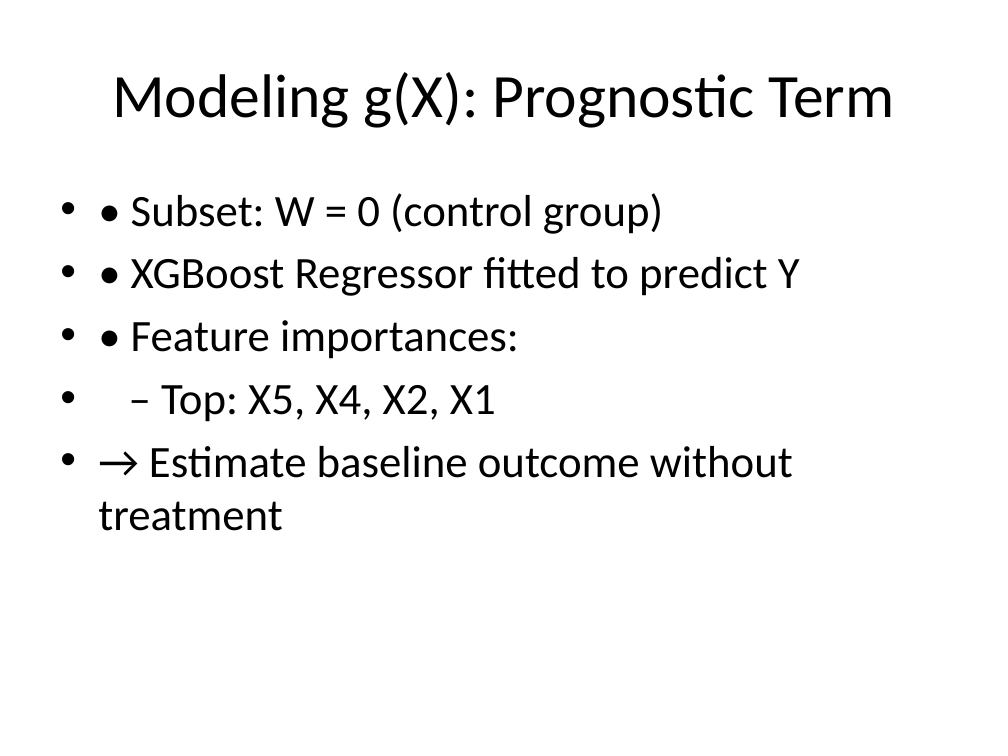
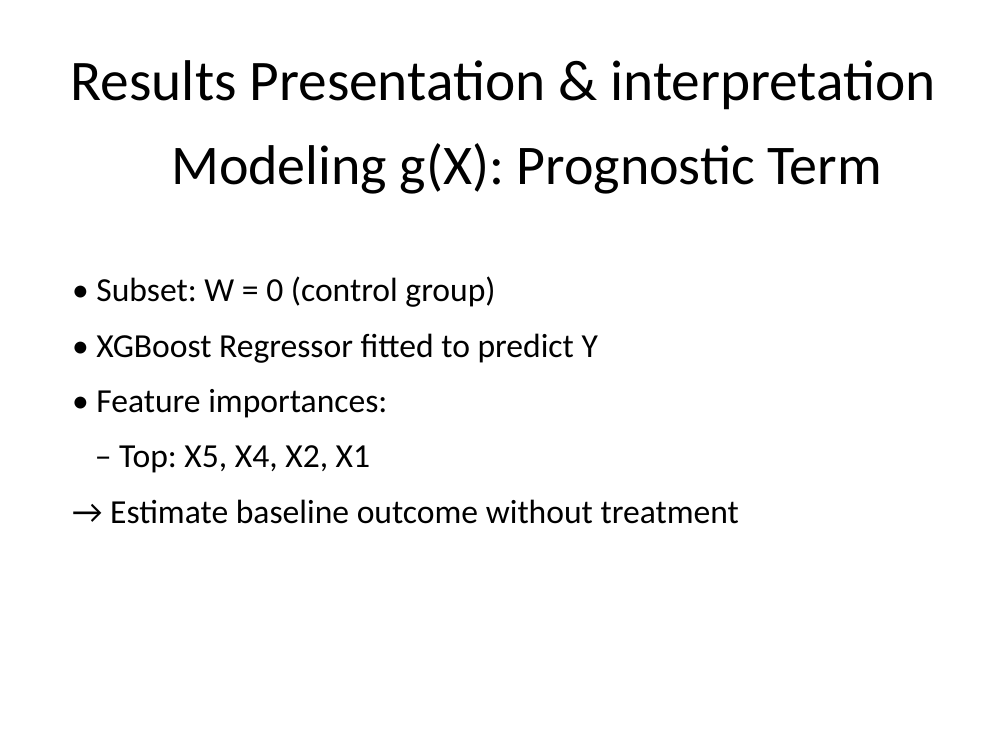
Before and after one commit to yotamdery/causal-inference-clinical-trial, a slide deck: slide 5 of presentation_deck.pptx. Drawn at 1008x756 pixels with LibreOffice and Linux fonts; fonts in the diff are those of the drawing. Boxes give left, top, right and bottom in pixels: in the first picture for what was removed or moved away, otherwise in the second. Text is boxed around its words. In the diff, an @@ line names an element or a change of style, - is before the commit and + after.

```diff
--- a/presentation_deck.pptx
+++ b/presentation_deck.pptx
@@ title added at (71,60,935,110), 41 pt, text #000000 @@
+Results Presentation & interpretation
@@ title "Modeling g(X): Prognostic Term": place and size @@
-title "Modeling g(X): Prognostic Term" at (112,72,895,128)
+title "Modeling g(X): Prognostic Term" at (171,143,882,194)
@@ title "Modeling g(X): Prognostic Term" at (171,143,882,194): size 44 to 40 pt @@
@@ text "• Subset: W = 0 ...": place and size @@
-text "• Subset: W = 0 ..." at (98,193,800,531)
+text "• Subset: W = 0 ..." at (96,276,739,524)
@@ text "• Subset: W = 0 ..." at (96,276,739,524): size 32 to 24 pt; bullet • to none; line spacing 1 to 1.15; less space between paragraphs @@
```
Also in this commit, not shown: 10 other slides changed, 3 other files.
